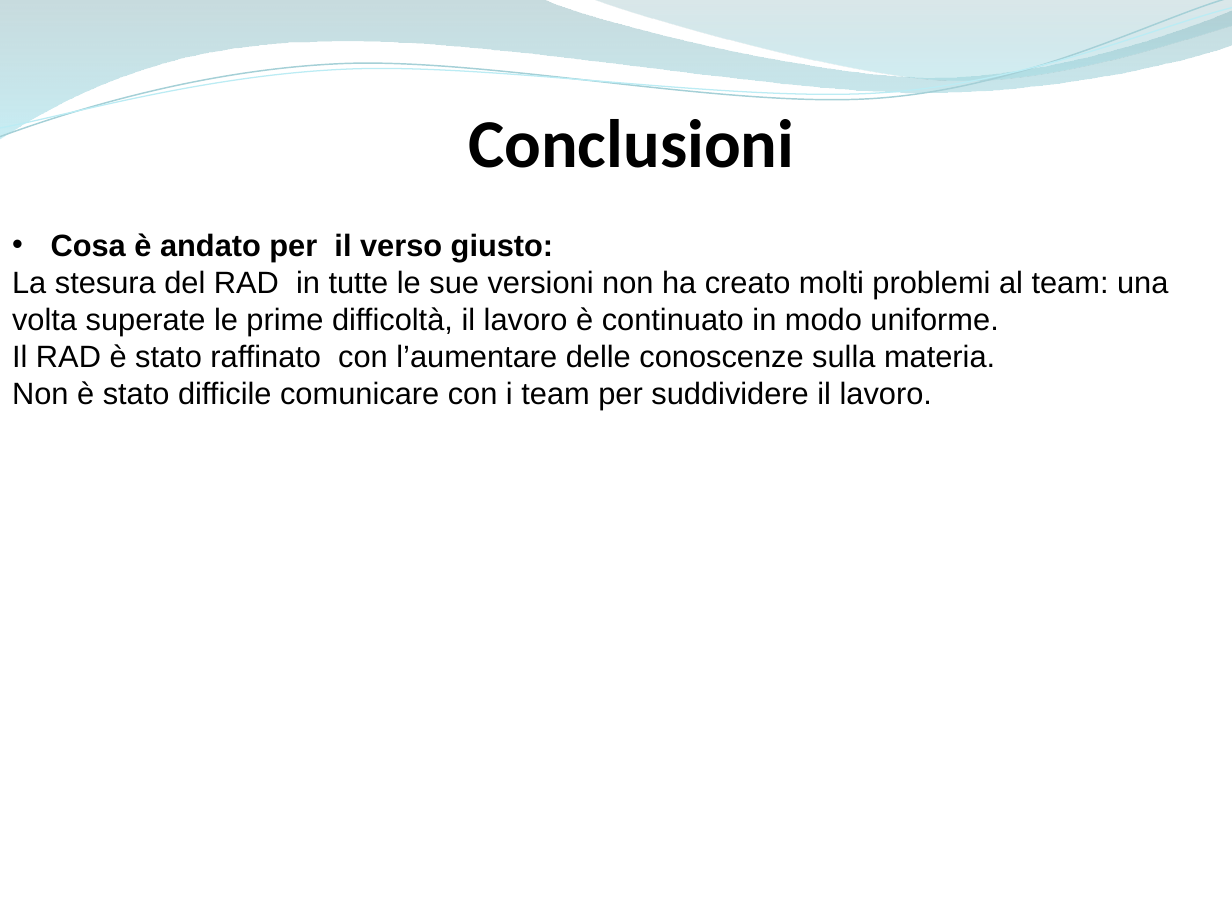
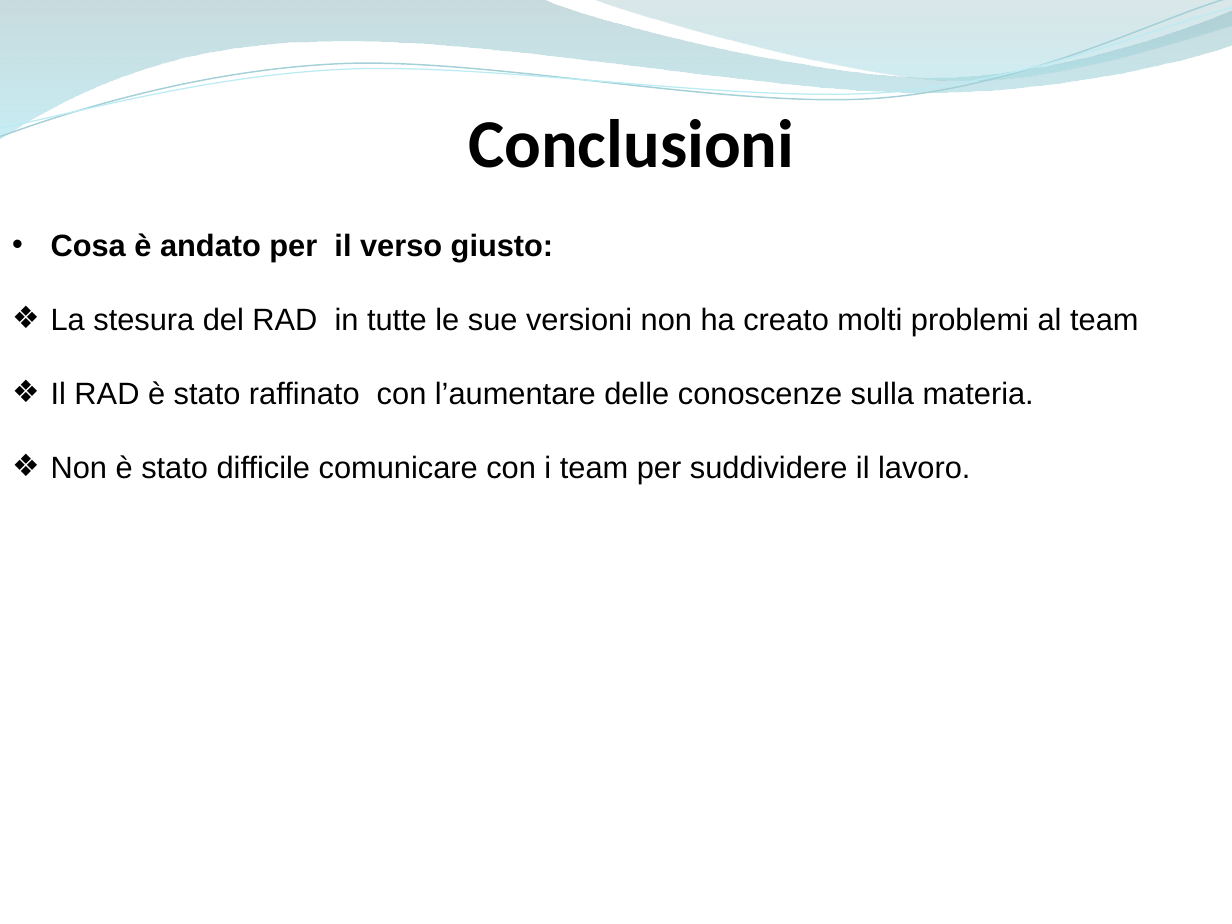
Before and after one commit to ammirate/at-silo, a slide deck: slide 17 of Presentazione/Atsilo2/Durante/Atsilo_M_PresentazioneFinale.pptx. Drawn at 1232x924 pixels with LibreOffice and Linux fonts; fonts in the diff are those of the drawing. Boxes give left, top, right and bottom in pixels: in the first picture for what was removed or moved away, otherwise in the second. Text is boxed around its words. In the diff, an @@ line names an element or a change of style, - is before the commit and + after.

```diff
--- a/Presentazione/Atsilo2/Durante/Atsilo_M_PresentazioneFinale.pptx
+++ b/Presentazione/Atsilo2/Durante/Atsilo_M_PresentazioneFinale.pptx
@@ text at (51, 307, 1138, 335): text changed @@
-La stesura del RAD in tutte le sue versioni non ha creato molti problemi al team: una volta superate le prime difficoltà, il lavoro è continuato in modo uniforme.
+❖ La stesura del RAD in tutte le sue versioni non ha creato molti problemi al team
@@ text at (51, 381, 1034, 483): bullet none to ❖ @@
```
Also in this commit, not shown: 1 other slide changed.
